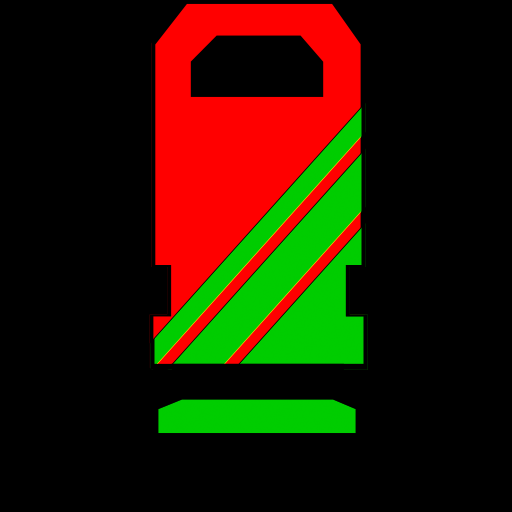
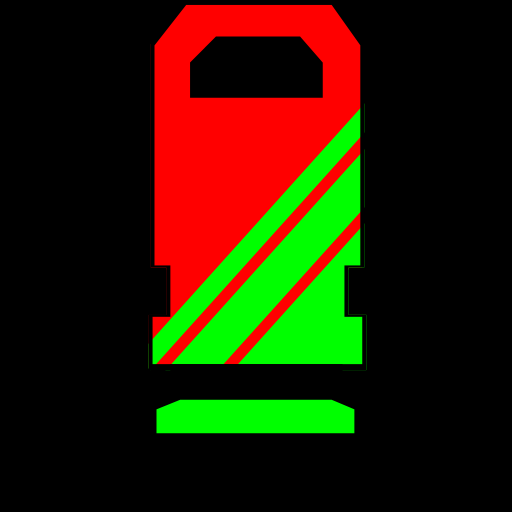
Revision of a layered w=512, h=512 image; what changed, layer by layer:
added layer "Objeto inteligente vectorial" (1st of 2) (screen) above "Objeto inteligente vectorial" over [148, 3, 368, 434]
added layer "Objeto inteligente vectorial" (2nd of 2) (screen) above "Capa 0" over [148, 3, 368, 434]
added layer "Capa 0" over [148, 3, 368, 434]
